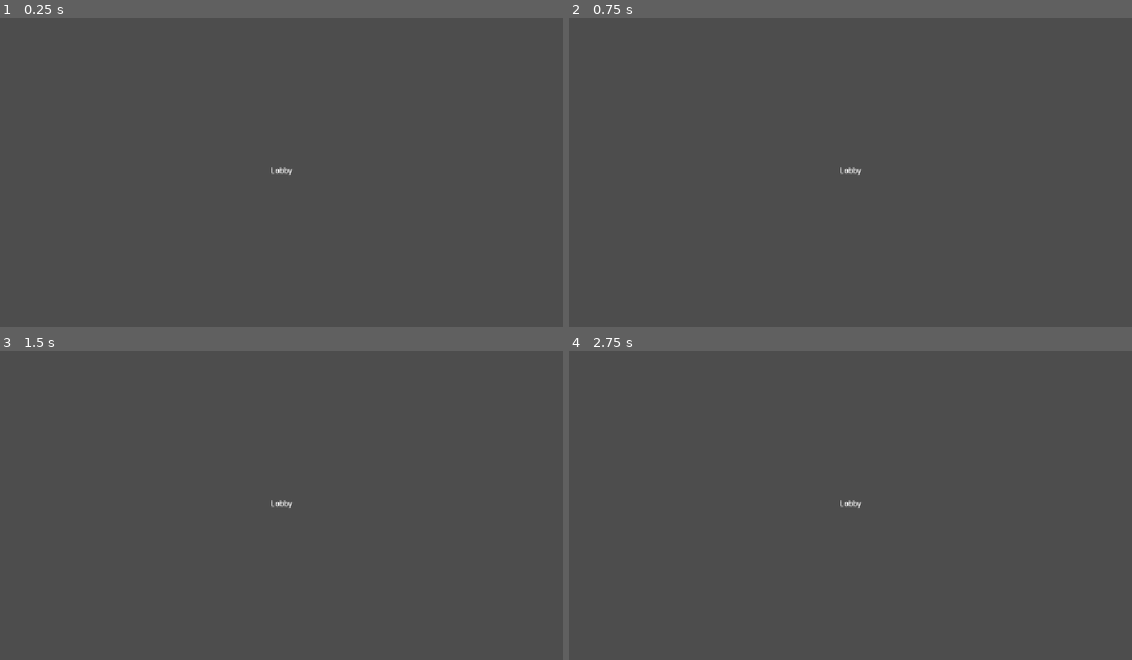
Above: before the commit, frames 1-4 (two rows, left to right).
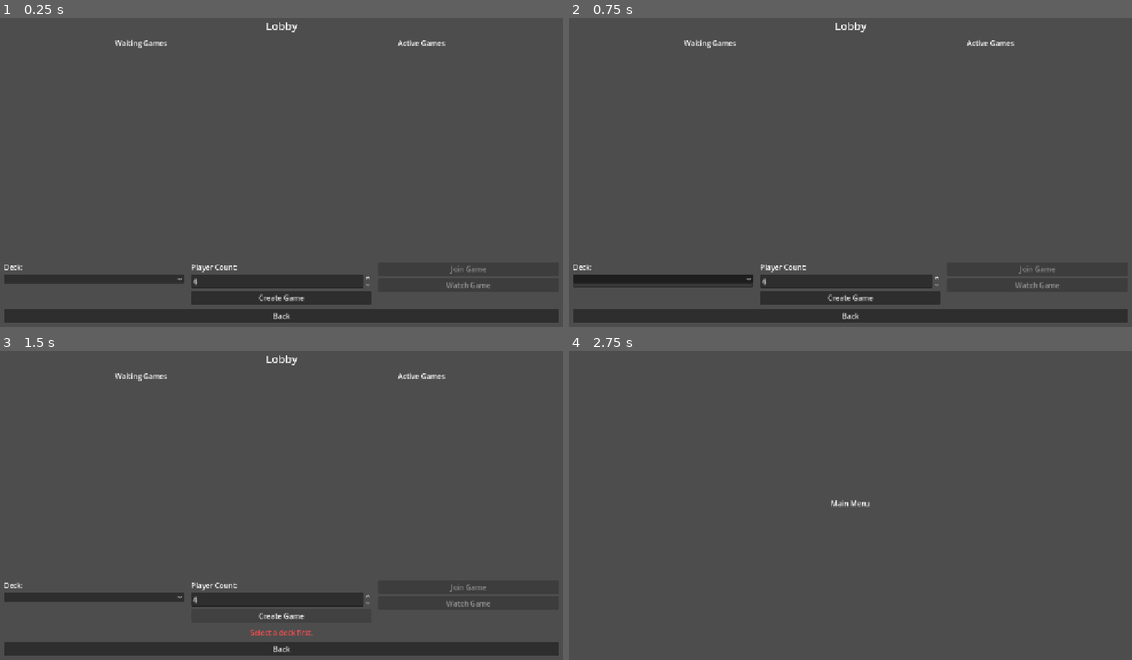
Above: after the commit, the same moments.

Repository: thelinkan/tribbles-kiro
Game: Godot game, scene res://scenes/LobbyScreen.tscn
The game is run twice, just before and just after one commit, with the same random seed, the same clock (stepped at 60 frames per second) and the same inputs. This scene is started directly instead of the project's main scene.
Inputs (mouse positions are in pixels of both pictures, inside the frame that each line leads up to):
- Up to frame 1 (0.25 s): no input
- Up to frame 2 (0.75 s): click (664, 280) at 0.52 s
- Up to frame 3 (1.5 s): click (281, 632) at 1.25 s, where only the run after the commit has a clickable "Create Game"
- Up to frame 4 (2.75 s): click (850, 647) at 2 s, where only the run after the commit has a clickable "Back"

The runs differ from the first frame. In frame 1, 8.5% of the frame differs, in the area x 0-100%, y 1-99%; in frame 2, 8.7%; in frame 3, 7.4%; in frame 4, less than 0.1%.

Commit message:
Lobby screen

Diff:
--- a/client/scenes/LobbyScreen.tscn
+++ b/client/scenes/LobbyScreen.tscn
@@ -1,4 +1,6 @@
-[gd_scene format=3 uid="uid://lobby_screen"]
+[gd_scene load_steps=2 format=3 uid="uid://lobby_screen"]
+
+[ext_resource type="Script" path="res://scripts/LobbyScreen.gd" id="1_lobby"]
 
 [node name="LobbyScreen" type="Control"]
 layout_mode = 3
@@ -7,19 +9,143 @@
 anchor_bottom = 1.0
 grow_horizontal = 2
 grow_vertical = 2
+script = ExtResource("1_lobby")
 
-[node name="Label" type="Label" parent="."]
+[node name="MarginContainer" type="MarginContainer" parent="."]
 layout_mode = 1
-anchors_preset = 8
-anchor_left = 0.5
-anchor_top = 0.5
-anchor_right = 0.5
-anchor_bottom = 0.5
-offset_left = -60.0
-offset_top = -12.0
-offset_right = 60.0
-offset_bottom = 12.0
+anchors_preset = 15
+anchor_right = 1.0
+anchor_bottom = 1.0
 grow_horizontal = 2
 grow_vertical = 2
+theme_override_constants/margin_left = 20
+theme_override_constants/margin_top = 20
+theme_override_constants/margin_right = 20
+theme_override_constants/margin_bottom = 20
+
+[node name="VBoxContainer" type="VBoxContainer" parent="MarginContainer"]
+layout_mode = 2
+theme_override_constants/separation = 10
+
+[node name="TitleLabel" type="Label" parent="MarginContainer/VBoxContainer"]
+unique_name_in_owner = true
+layout_mode = 2
 text = "Lobby"
 horizontal_alignment = 1
+theme_override_font_sizes/font_size = 24
+
+[node name="HSplitContainer" type="HSplitContainer" parent="MarginContainer/VBoxContainer"]
+layout_mode = 2
+size_flags_vertical = 3
+
+[node name="WaitingPanel" type="VBoxContainer" parent="MarginContainer/VBoxContainer/HSplitContainer"]
+layout_mode = 2
+size_flags_horizontal = 3
+theme_override_constants/separation = 5
+
+[node name="WaitingLabel" type="Label" parent="MarginContainer/VBoxContainer/HSplitContainer/WaitingPanel"]
+layout_mode = 2
+text = "Waiting Games"
+horizontal_alignment = 1
+theme_override_font_sizes/font_size = 16
+
+[node name="WaitingScroll" type="ScrollContainer" parent="MarginContainer/VBoxContainer/HSplitContainer/WaitingPanel"]
+layout_mode = 2
+size_flags_vertical = 3
+
+[node name="WaitingGamesList" type="VBoxContainer" parent="MarginContainer/VBoxContainer/HSplitContainer/WaitingPanel/WaitingScroll"]
+unique_name_in_owner = true
+layout_mode = 2
+size_flags_horizontal = 3
+size_flags_vertical = 3
+
+[node name="ActivePanel" type="VBoxContainer" parent="MarginContainer/VBoxContainer/HSplitContainer"]
+layout_mode = 2
+size_flags_horizontal = 3
+theme_override_constants/separation = 5
+
+[node name="ActiveLabel" type="Label" parent="MarginContainer/VBoxContainer/HSplitContainer/ActivePanel"]
+layout_mode = 2
+text = "Active Games"
+horizontal_alignment = 1
+theme_override_font_sizes/font_size = 16
+
+[node name="ActiveScroll" type="ScrollContainer" parent="MarginContainer/VBoxContainer/HSplitContainer/ActivePanel"]
+layout_mode = 2
+size_flags_vertical = 3
+
+[node name="ActiveGamesList" type="VBoxContainer" parent="MarginContainer/VBoxContainer/HSplitContainer/ActivePanel/ActiveScroll"]
+unique_name_in_owner = true
+layout_mode = 2
+size_flags_horizontal = 3
+size_flags_vertical = 3
+
+[node name="SessionDetailsLabel" type="Label" parent="MarginContainer/VBoxContainer"]
+unique_name_in_owner = true
+layout_mode = 2
+text = ""
+horizontal_alignment = 1
+
+[node name="ActionPanel" type="HBoxContainer" parent="MarginContainer/VBoxContainer"]
+layout_mode = 2
+theme_override_constants/separation = 15
+
+[node name="DeckSection" type="VBoxContainer" parent="MarginContainer/VBoxContainer/ActionPanel"]
+layout_mode = 2
+size_flags_horizontal = 3
+theme_override_constants/separation = 5
+
+[node name="DeckLabel" type="Label" parent="MarginContainer/VBoxContainer/ActionPanel/DeckSection"]
+layout_mode = 2
+text = "Deck:"
+
+[node name="DeckSelector" type="OptionButton" parent="MarginContainer/VBoxContainer/ActionPanel/DeckSection"]
+unique_name_in_owner = true
+layout_mode = 2
+
+[node name="CreateSection" type="VBoxContainer" parent="MarginContainer/VBoxContainer/ActionPanel"]
+layout_mode = 2
+size_flags_horizontal = 3
+theme_override_constants/separation = 5
+
+[node name="PlayerCountLabel" type="Label" parent="MarginContainer/VBoxContainer/ActionPanel/CreateSection"]
+layout_mode = 2
+text = "Player Count:"
+
+[node name="PlayerCountSpin" type="SpinBox" parent="MarginContainer/VBoxContainer/ActionPanel/CreateSection"]
+unique_name_in_owner = true
+layout_mode = 2
+min_value = 4.0
+max_value = 8.0
+value = 4.0
+
+[node name="CreateButton" type="Button" parent="MarginContainer/VBoxContainer/ActionPanel/CreateSection"]
+unique_name_in_owner = true
+layout_mode = 2
+text = "Create Game"
+
+[node name="JoinWatchSection" type="VBoxContainer" parent="MarginContainer/VBoxContainer/ActionPanel"]
+layout_mode = 2
+size_flags_horizontal = 3
+theme_override_constants/separation = 5
+
+[node name="JoinButton" type="Button" parent="MarginContainer/VBoxContainer/ActionPanel/JoinWatchSection"]
+unique_name_in_owner = true
+layout_mode = 2
+text = "Join Game"
+
+[node name="WatchButton" type="Button" parent="MarginContainer/VBoxContainer/ActionPanel/JoinWatchSection"]
+unique_name_in_owner = true
+layout_mode = 2
+text = "Watch Game"
+
+[node name="ErrorLabel" type="Label" parent="MarginContainer/VBoxContainer"]
+unique_name_in_owner = true
+layout_mode = 2
+theme_override_colors/font_color = Color(1, 0.3, 0.3, 1)
+horizontal_alignment = 1
+
+[node name="BackButton" type="Button" parent="MarginContainer/VBoxContainer"]
+unique_name_in_owner = true
+layout_mode = 2
+text = "Back"
--- /dev/null
+++ b/client/scripts/LobbyScreen.gd
@@ -0,0 +1,334 @@
+## LobbyScreen — game lobby with two-category game list and actions.
+## Displays waiting sessions (joinable) and active sessions (watchable).
+## Provides Create Game, Join Game, and Watch Game functionality.
+## Validates deck selection (minimum 35 cards) before creating or joining.
+extends Control
+
+# ─── Constants ──────────────────────────────────────────────────────────────────
+## Minimum number of cards required for a deck to be used in a game.
+const MINIMUM_DECK_SIZE: int = 35
+## Minimum player count for a game session.
+const MIN_PLAYER_COUNT: int = 4
+## Maximum player count for a game session.
+const MAX_PLAYER_COUNT: int = 8
+
+# ─── Node References ────────────────────────────────────────────────────────────
+@onready var title_label: Label = %TitleLabel
+@onready var waiting_games_list: VBoxContainer = %WaitingGamesList
+@onready var active_games_list: VBoxContainer = %ActiveGamesList
+@onready var deck_selector: OptionButton = %DeckSelector
+@onready var player_count_spin: SpinBox = %PlayerCountSpin
+@onready var create_button: Button = %CreateButton
+@onready var join_button: Button = %JoinButton
+@onready var watch_button: Button = %WatchButton
+@onready var back_button: Button = %BackButton
+@onready var error_label: Label = %ErrorLabel
+@onready var session_details_label: Label = %SessionDetailsLabel
+
+# ─── State ──────────────────────────────────────────────────────────────────────
+## Cached list of waiting game sessions from the server.
+var _waiting_sessions: Array = []
+## Cached list of active game sessions from the server.
+var _active_sessions: Array = []
+## Cached list of player decks: [{deck_id, deck_name, card_count}, ...]
+var _player_decks: Array = []
+## Currently selected waiting session ID (for join).
+var _selected_waiting_session_id: String = ""
+## Currently selected active session ID (for watch).
+var _selected_active_session_id: String = ""
+
+
+# ─── Lifecycle ──────────────────────────────────────────────────────────────────
+
+func _ready() -> void:
+	title_label.text = tr("UI_LOBBY")
+
+	# Configure player count spinner.
+	player_count_spin.min_value = MIN_PLAYER_COUNT
+	player_count_spin.max_value = MAX_PLAYER_COUNT
+	player_count_spin.value = MIN_PLAYER_COUNT
+	player_count_spin.step = 1
+
+	# Set localised button text.
+	create_button.text = tr("UI_LOBBY_CREATE_GAME")
+	join_button.text = tr("UI_LOBBY_JOIN_GAME")
+	watch_button.text = tr("UI_LOBBY_WATCH_GAME")
+
+	# Connect UI signals.
+	create_button.pressed.connect(_on_create_pressed)
+	join_button.pressed.connect(_on_join_pressed)
+	watch_button.pressed.connect(_on_watch_pressed)
+	back_button.pressed.connect(_on_back_pressed)
+	deck_selector.item_selected.connect(_on_deck_selected)
+
+	# Connect network signals.
+	NetworkClient.lobby_response.connect(_on_lobby_response)
+	NetworkClient.deck_response.connect(_on_deck_response)
+	NetworkClient.error_received.connect(_on_error_received)
+
+	# Initial UI state.
+	error_label.visible = false
+	session_details_label.text = ""
+	join_button.disabled = true
+	watch_button.disabled = true
+
+	# Request game lists and player decks from server.
+	_request_game_lists()
+	_request_player_decks()
+
+
+# ─── Server Requests ────────────────────────────────────────────────────────────
+
+## Request the current game lists from the server.
+func _request_game_lists() -> void:
+	NetworkClient.send_message("list_games", {})
+
+
+## Request the player's deck list from the server.
+func _request_player_decks() -> void:
+	NetworkClient.send_message("list_decks", {})
+
+
+# ─── Deck Validation ───────────────────────────────────────────────────────────
+
+## Returns the currently selected deck's card count, or -1 if no deck selected.
+func _get_selected_deck_card_count() -> int:
+	var idx := deck_selector.selected
+	if idx < 0 or idx >= _player_decks.size():
+		return -1
+	return _player_decks[idx].get("card_count", 0)
+
+
+## Returns the currently selected deck ID, or empty string if none selected.
+func _get_selected_deck_id() -> String:
+	var idx := deck_selector.selected
+	if idx < 0 or idx >= _player_decks.size():
+		return ""
+	return str(_player_decks[idx].get("deck_id", ""))
+
+
+## Check if the selected deck meets the minimum card count requirement.
+func _is_deck_valid_for_game() -> bool:
+	var count := _get_selected_deck_card_count()
+	return count >= MINIMUM_DECK_SIZE
+
+
+# ─── UI Builders ────────────────────────────────────────────────────────────────
+
+## Rebuild the waiting games list UI.
+func _rebuild_waiting_games_ui() -> void:
+	for child in waiting_games_list.get_children():
+		child.queue_free()
+
+	if _waiting_sessions.is_empty():
+		var empty_label := Label.new()
+		empty_label.text = "—"
+		waiting_games_list.add_child(empty_label)
+		return
+
+	for session in _waiting_sessions:
+		var session_id: String = str(session.get("session_id", ""))
+		var player_count: int = session.get("player_count", 0)
+		var players_joined: int = session.get("players_joined", 0)
+
+		var btn := Button.new()
+		btn.text = "%s — %d/%d players" % [session_id, players_joined, player_count]
+		btn.size_flags_horizontal = Control.SIZE_EXPAND_FILL
+		btn.pressed.connect(_on_waiting_session_selected.bind(session_id, session))
+		waiting_games_list.add_child(btn)
+
+
+## Rebuild the active games list UI.
+func _rebuild_active_games_ui() -> void:
+	for child in active_games_list.get_children():
+		child.queue_free()
+
+	if _active_sessions.is_empty():
+		var empty_label := Label.new()
+		empty_label.text = "—"
+		active_games_list.add_child(empty_label)
+		return
+
+	for session in _active_sessions:
+		var session_id: String = str(session.get("session_id", ""))
+		var player_count: int = session.get("player_count", 0)
+		var players_joined: int = session.get("players_joined", 0)
+
+		var btn := Button.new()
+		btn.text = "%s — %d/%d players" % [session_id, players_joined, player_count]
+		btn.size_flags_horizontal = Control.SIZE_EXPAND_FILL
+		btn.pressed.connect(_on_active_session_selected.bind(session_id, session))
+		active_games_list.add_child(btn)
+
+
+## Rebuild the deck selector dropdown.
+func _rebuild_deck_selector() -> void:
+	deck_selector.clear()
+	for deck in _player_decks:
+		var deck_name: String = deck.get("deck_name", "Unnamed")
+		var card_count: int = deck.get("card_count", 0)
+		var suffix := " (%d cards)" % card_count
+		if card_count < MINIMUM_DECK_SIZE:
+			suffix += " ⚠"
+		deck_selector.add_item(deck_name + suffix)
+
+
+## Display session details for the selected session.
+func _show_session_details(session: Dictionary) -> void:
+	var session_id: String = str(session.get("session_id", ""))
+	var player_count: int = session.get("player_count", 0)
+	var players_joined: int = session.get("players_joined", 0)
+	session_details_label.text = "Session: %s | Players: %d/%d" % [
+		session_id, players_joined, player_count
+	]
+
+
+# ─── Session Selection ──────────────────────────────────────────────────────────
+
+## Called when a waiting session is selected from the list.
+func _on_waiting_session_selected(session_id: String, session: Dictionary) -> void:
+	_selected_waiting_session_id = session_id
+	_selected_active_session_id = ""
+	join_button.disabled = false
+	watch_button.disabled = true
+	_show_session_details(session)
+
+
+## Called when an active session is selected from the list.
+func _on_active_session_selected(session_id: String, session: Dictionary) -> void:
+	_selected_active_session_id = session_id
+	_selected_waiting_session_id = ""
+	join_button.disabled = true
+	watch_button.disabled = false
+	_show_session_details(session)
+
+
+## Called when a deck is selected from the dropdown.
+func _on_deck_selected(_index: int) -> void:
+	# Clear any previous error when deck selection changes.
+	error_label.visible = false
+
+
+# ─── Action Handlers ────────────────────────────────────────────────────────────
+
+## Create Game: validate deck, send create_game message.
+func _on_create_pressed() -> void:
+	error_label.visible = false
+
+	var deck_id := _get_selected_deck_id()
+	if deck_id == "":
+		_show_error("Select a deck first.")
+		return
+
+	if not _is_deck_valid_for_game():
+		_show_error(tr("UI_ERROR_DECK_TOO_SMALL"))
+		return
+
+	var player_count := int(player_count_spin.value)
+	NetworkClient.send_message("create_game", {
+		"deck_id": deck_id,
+		"player_count": player_count,
+	})
+
+
+## Join Game: validate deck and session selection, send join_game message.
+func _on_join_pressed() -> void:
+	error_label.visible = false
+
+	if _selected_waiting_session_id == "":
+		_show_error("Select a waiting game to join.")
+		return
+
+	var deck_id := _get_selected_deck_id()
+	if deck_id == "":
+		_show_error("Select a deck first.")
+		return
+
+	if not _is_deck_valid_for_game():
+		_show_error(tr("UI_ERROR_DECK_TOO_SMALL"))
+		return
+
+	NetworkClient.send_message("join_game", {
+		"session_id": _selected_waiting_session_id,
+		"deck_id": deck_id,
+	})
+
+
+## Watch Game: send watch_game message for selected active session.
+func _on_watch_pressed() -> void:
+	error_label.visible = false
+
+	if _selected_active_session_id == "":
+		_show_error("Select an active game to watch.")
+		return
+
+	NetworkClient.send_message("watch_game", {
+		"session_id": _selected_active_session_id,
+	})
+
+
+## Navigate back to the main menu.
+func _on_back_pressed() -> void:
+	get_tree().change_scene_to_file("res://scenes/MainMenu.tscn")
+
+
+# ─── Error Display ──────────────────────────────────────────────────────────────
+
+## Show an error message to the player.
+func _show_error(message: String) -> void:
+	error_label.text = message
+	error_label.visible = true
+
+
+# ─── Network Response Handlers ──────────────────────────────────────────────────
+
+## Handle lobby-related responses from the server.
+func _on_lobby_response(payload: Dictionary) -> void:
+	var action: String = payload.get("action", "")
+	match action:
+		"game_list":
+			_waiting_sessions = payload.get("waiting", [])
+			_active_sessions = payload.get("active", [])
+			_rebuild_waiting_games_ui()
+			_rebuild_active_games_ui()
+		"game_created":
+			# Refresh game lists after creating a game.
+			_request_game_lists()
+		"game_joined":
+			# Navigate to game table when successfully joined.
+			get_tree().change_scene_to_file("res://scenes/GameTable.tscn")
+		"game_started":
+			# Navigate to game table when game starts.
+			get_tree().change_scene_to_file("res://scenes/GameTable.tscn")
+		"watch_started":
+			# Navigate to spectator view when watching.
+			get_tree().change_scene_to_file("res://scenes/SpectatorView.tscn")
+
+
+## Handle deck-related responses from the server.
+func _on_deck_response(payload: Dictionary) -> void:
+	var action: String = payload.get("action", "")
+	match action:
+		"deck_list":
+			_player_decks = payload.get("decks", [])
+			_rebuild_deck_selector()
+
+
+## Handle error responses from the server.
+func _on_error_received(payload: Dictionary) -> void:
+	var error_code: String = payload.get("code", "")
+	var error_message: String = ""
+
+	match error_code:
+		"session_full":
+			error_message = tr("UI_ERROR_SESSION_FULL")
+		"game_started":
+			error_message = tr("UI_ERROR_GAME_STARTED")
+		"invalid_player_count":
+			error_message = tr("UI_ERROR_INVALID_PLAYER_COUNT")
+		"deck_too_small":
+			error_message = tr("UI_ERROR_DECK_TOO_SMALL")
+		_:
+			error_message = payload.get("message", "An error occurred.")
+
+	_show_error(error_message)
Not shown, added: client/scripts/LobbyScreen.gd.uid
Not shown, changed: .kiro/specs/tribbles-multiplayer-game/tasks.md
